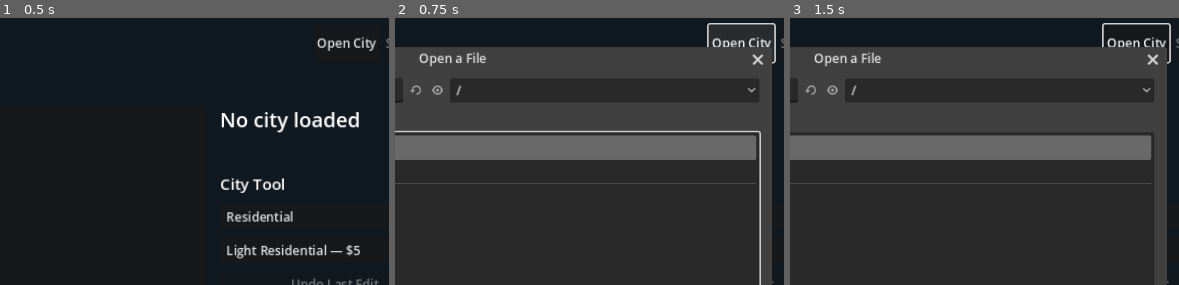
Above: before the commit, frames 1-3 (left to right).
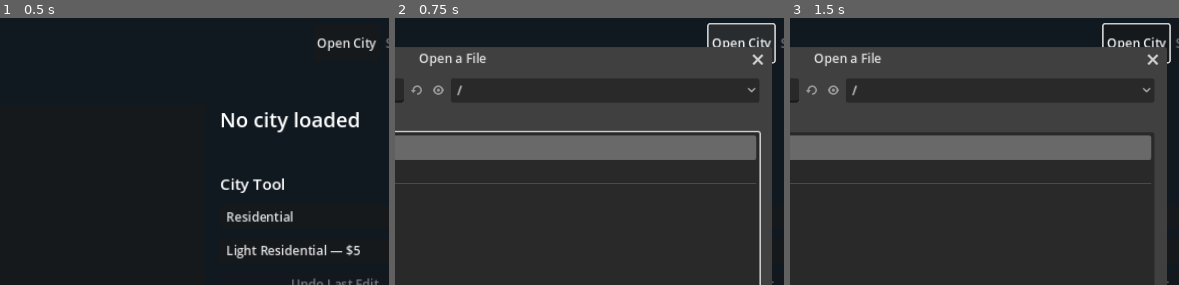
Above: after the commit, the same moments.

Repository: nicholas-ochoa/OpenSC2K
Game: Godot game, scene res://main.tscn
Same seed, same stepped clock (60 frames per second), same inputs: the game is played once before the commit and once after it.
Inputs (mouse positions are % of the whole screen's width and height, from its top left):
- Up to frame 1 (0.5 s): no input
- Up to frame 2 (0.75 s): click "Open City" at 0.5 s
- Up to frame 3 (1.5 s): click (35, 88) at 1.27 s; type "12" at 1.35 s
The pictures show only the part of the screen within x 42-92%, y 0-50%; the shares and areas given below are measured in that part.

Frame 1 is identical in both runs. In frame 2, 0.1% of the frame differs, in the area x 2-18%, y 25-32%; in frame 3, 0.1%.

Commit message:
explosion frames and cleanup

Diff:
--- a/game/src/simulation/moving_thing_phase.gd
+++ b/game/src/simulation/moving_thing_phase.gd
@@ -1,6 +1,7 @@
 class_name MovingThingPhase
 extends RefCounted
 
+const NetworkTiles = preload("res://src/tools/network_command.gd")
 const MAP_SIZE := 128
 const RECORD_SIZE := 12
 const FIRST_RECORD := 1
@@ -82,7 +83,8 @@
 	random,
 	lfsr_random,
 	game_random = null,
-	ship_home := Vector2i(-1, -1)
+	ship_home := Vector2i(-1, -1),
+	allow_disaster_damage := true
 ) -> Dictionary:
 	if city == null or not city.is_valid():
 		return {"ok": false, "error": "city is invalid"}
@@ -105,6 +107,8 @@
 	var text_chunk := city.document.find_chunk("XTXT")
 	var thing_chunk := city.document.find_chunk("XTHG")
 	var flag_chunk := city.document.find_chunk("XBIT")
+	var label_chunk := city.document.find_chunk("XLAB")
+	var misc_chunk := city.document.find_chunk("MISC")
 	if (
 		building_chunk == null
 		or building_chunk.decoded_payload.size() != CityState.TILE_COUNT
@@ -120,14 +124,25 @@
 		or thing_chunk.decoded_payload.size() != CityState.THING_COUNT * RECORD_SIZE
 		or flag_chunk == null
 		or flag_chunk.decoded_payload.size() != CityState.TILE_COUNT
+		or label_chunk == null
+		or label_chunk.decoded_payload.size() != CityState.LABEL_COUNT * CityState.LABEL_RECORD_SIZE
+		or misc_chunk == null
+		or misc_chunk.decoded_payload.size() != 4800
 	):
 		return {"ok": false, "error": "moving-thing input chunks are missing or have the wrong size"}
 
-	var buildings: PackedByteArray = building_chunk.decoded_payload
+	var original_buildings: PackedByteArray = building_chunk.decoded_payload.duplicate()
+	var buildings: PackedByteArray = original_buildings.duplicate()
 	var underground: PackedByteArray = underground_chunk.decoded_payload
-	var zones: PackedByteArray = zone_chunk.decoded_payload
-	var traffic: PackedByteArray = traffic_chunk.decoded_payload
+	var original_zones: PackedByteArray = zone_chunk.decoded_payload.duplicate()
+	var zones: PackedByteArray = original_zones.duplicate()
+	var original_traffic: PackedByteArray = traffic_chunk.decoded_payload.duplicate()
+	var traffic: PackedByteArray = original_traffic.duplicate()
 	var flags: PackedByteArray = flag_chunk.decoded_payload
+	var original_labels: PackedByteArray = label_chunk.decoded_payload.duplicate()
+	var labels: PackedByteArray = original_labels.duplicate()
+	var original_misc: PackedByteArray = misc_chunk.decoded_payload.duplicate()
+	var misc: PackedByteArray = original_misc.duplicate()
 	var original_text: PackedByteArray = text_chunk.decoded_payload.duplicate()
 	var original_things: PackedByteArray = thing_chunk.decoded_payload.duplicate()
 	var text: PackedByteArray = original_text.duplicate()
@@ -137,6 +152,7 @@
 		"active_airplanes": 0,
 		"active_helicopters": 0,
 		"active_ships": 0,
+		"active_explosions": 0,
 		"active_sailboats": 0,
 		"active_trains": 0,
 		"moved_helicopters": 0,
@@ -160,6 +176,11 @@
 		"crashed_ships": 0,
 		"docked_ships": 0,
 		"departing_ships": 0,
+		"removed_explosions": 0,
+		"spread_explosion_fires": 0,
+		"rubble_explosion_hits": 0,
+		"deferred_facility_explosion_hits": 0,
+		"deferred_connection_count_updates": 0,
 		"malformed_records": 0,
 		"deferred_news": 0,
 		"deferred_traffic_news_checks": 0,
@@ -191,6 +212,12 @@
 					buildings, underground, flags, text, things, record,
 					ship_home, random, lfsr_random, counters
 				)
+			TYPE_EXPLOSION:
+				counters.active_explosions += 1
+				_update_explosion(
+					buildings, zones, flags, traffic, text, labels, misc,
+					things, record, lfsr_random, allow_disaster_damage, counters
+				)
 			TYPE_SAILBOAT:
 				counters.active_sailboats += 1
 				_update_sailboat(
@@ -203,12 +230,25 @@
 					random, lfsr_random, game_random, counters
 				)
 
-	if things != original_things and not thing_chunk.set_decoded_payload(things):
-		return {"ok": false, "error": "cannot store XTHG after the moving-thing tick"}
-	if text != original_text and not text_chunk.set_decoded_payload(text):
-		if things != original_things:
-			thing_chunk.set_decoded_payload(original_things)
-		return {"ok": false, "error": "cannot store XTXT after the moving-thing tick"}
+	var applied: Array = []
+	for update in [
+		[thing_chunk, things, original_things, "XTHG"],
+		[text_chunk, text, original_text, "XTXT"],
+		[building_chunk, buildings, original_buildings, "XBLD"],
+		[zone_chunk, zones, original_zones, "XZON"],
+		[traffic_chunk, traffic, original_traffic, "XTRF"],
+		[label_chunk, labels, original_labels, "XLAB"],
+		[misc_chunk, misc, original_misc, "MISC"],
+	]:
+		if update[1] == update[2]:
+			continue
+		if not update[0].set_decoded_payload(update[1]):
+			for rollback in applied:
+				rollback[0].set_decoded_payload(rollback[1])
+			return {"ok": false, "error": "cannot store %s after the moving-thing tick" % update[3]}
+		applied.push_front([update[0], update[2]])
+	city.buildings = buildings.duplicate()
+	city.zones = zones.duplicate()
 	city.text_overlays = text.duplicate()
 	counters["ok"] = true
 	counters["sailboats_complete"] = true
@@ -216,9 +256,102 @@
 	counters["helicopters_save_visible_complete"] = true
 	counters["ships_save_visible_complete"] = true
 	counters["airplanes_save_visible_complete"] = true
+	counters["explosion_records_complete"] = true
+	counters["explosion_map_damage_complete"] = (
+		counters.deferred_facility_explosion_hits == 0
+		and counters.deferred_connection_count_updates == 0
+	)
 	counters["complete"] = false
 	counters["error"] = ""
 	return counters
+
+
+static func _update_explosion(
+	buildings: PackedByteArray,
+	zones: PackedByteArray,
+	flags: PackedByteArray,
+	traffic: PackedByteArray,
+	text: PackedByteArray,
+	labels: PackedByteArray,
+	misc: PackedByteArray,
+	things: PackedByteArray,
+	record: int,
+	lfsr_random,
+	allow_disaster_damage: bool,
+	counters: Dictionary
+) -> void:
+	var offset := record * RECORD_SIZE
+	var frame := int(things[offset + 1])
+	if frame == 0:
+		counters.deferred_news += 1
+	if frame < 2:
+		things[offset + 1] = (frame + 1) & 0xff
+		return
+	var center := Vector2i(things[offset + 3], things[offset + 4])
+	var center_index := _index(center)
+	_remove_thing(text, things, record)
+	counters.removed_explosions += 1
+	if center_index < 0:
+		counters.malformed_records += 1
+		return
+	buildings[center_index] = 0
+	if things[offset + 11] == 0 or not allow_disaster_damage:
+		return
+	for _attempt in 4:
+		var damaged := center + Vector2i(
+			lfsr_random.next_mod(5) - 2,
+			lfsr_random.next_mod(5) - 2
+		)
+		var damage_result := _apply_explosion_damage(
+			buildings, zones, flags, traffic, text, labels, misc, damaged, lfsr_random
+		)
+		if damage_result == 1:
+			counters.spread_explosion_fires += 1
+		elif damage_result == 4:
+			counters.spread_explosion_fires += 1
+			counters.deferred_connection_count_updates += 1
+		elif damage_result == 2:
+			counters.rubble_explosion_hits += 1
+		elif damage_result == 3:
+			counters.deferred_facility_explosion_hits += 1
+
+
+static func _apply_explosion_damage(
+	buildings: PackedByteArray,
+	zones: PackedByteArray,
+	flags: PackedByteArray,
+	traffic: PackedByteArray,
+	text: PackedByteArray,
+	labels: PackedByteArray,
+	misc: PackedByteArray,
+	point: Vector2i,
+	lfsr_random
+) -> int:
+	var index := _index(point)
+	if index < 0 or flags[index] & 0x04 != 0:
+		return 0
+	var overlay := int(text[index])
+	var result_code := 1
+	if overlay > 0:
+		if overlay < 51:
+			labels[overlay * CityState.LABEL_RECORD_SIZE] = 0
+		elif overlay < TEXT_LABEL_BASE:
+			# this path demolishes the full linked facility before it starts fire
+			return 3
+		elif overlay < 241:
+			return 0
+		elif overlay < 250:
+			NetworkTiles._replace_building(
+				buildings, zones, misc, index, lfsr_random.next_mod(4) + 1
+			)
+			return 2
+		elif overlay != 250:
+			return 0
+		else:
+			result_code = 4
+	text[index] = 0xff
+	traffic[int(point.x / 2) * 64 + int(point.y / 2)] = 0
+	return result_code
 
 
 static func _update_airplane(
--- a/game/tests/test_runner.gd
+++ b/game/tests/test_runner.gd
@@ -972,6 +972,111 @@
 
 
 func _test_moving_thing_phase(reference_root: String) -> void:
+	var explosion := _special_growth_fixture(reference_root)
+	_set_explosion(explosion, 1, Vector2i(20, 20), 5, 0, 0)
+	_check(explosion.city.set_building_id(20, 20, 0x90), "Explosion fixture places its center building")
+	var first_explosion_frame := MovingThingTick.run(
+		explosion.city, SequenceRandom.new([1]), NonzeroLfsrRandom.new()
+	)
+	var second_explosion_frame := MovingThingTick.run(
+		explosion.city, SequenceRandom.new([1]), NonzeroLfsrRandom.new()
+	)
+	var final_explosion_frame := MovingThingTick.run(
+		explosion.city, SequenceRandom.new([1]), NonzeroLfsrRandom.new()
+	)
+	_check(
+		first_explosion_frame.ok
+		and first_explosion_frame.deferred_news == 1
+		and second_explosion_frame.ok
+		and final_explosion_frame.ok,
+		"Explosion record requests news and advances through two animation frames",
+	)
+	_check(
+		explosion.city.thing(1).type == 0
+		and explosion.city.building_id(20, 20) == 0
+		and explosion.city.text_overlay_id(20, 20) == 0,
+		"Finished non-spreading explosion removes its record, center building, and link: %s %d %d"
+		% [explosion.city.thing(1), explosion.city.building_id(20, 20), explosion.city.text_overlay_id(20, 20)],
+	)
+
+	var spreading_explosion := _special_growth_fixture(reference_root)
+	_set_explosion(spreading_explosion, 1, Vector2i(20, 20), 5, 1, 2)
+	var spreading_traffic: PackedByteArray = spreading_explosion.document.find_chunk("XTRF").decoded_payload.duplicate()
+	spreading_traffic[10 * 64 + 10] = 200
+	_check(
+		spreading_explosion.document.find_chunk("XTRF").set_decoded_payload(spreading_traffic),
+		"Spreading explosion fixture sets traffic",
+	)
+	var spread_result := MovingThingTick.run(
+		spreading_explosion.city,
+		SequenceRandom.new([1]),
+		SequenceLfsrRandom.new([2, 2, 3, 2, 2, 3, 1, 2])
+	)
+	_check(
+		spread_result.ok and spread_result.spread_explosion_fires == 4,
+		"Spreading explosion applies four LFSR-selected fire attempts",
+	)
+	_check(
+		spreading_explosion.city.text_overlay_id(20, 20) == 0xff
+		and spreading_explosion.city.text_overlay_id(21, 20) == 0xff
+		and spreading_explosion.city.text_overlay_id(20, 21) == 0xff
+		and spreading_explosion.city.text_overlay_id(19, 20) == 0xff,
+		"Explosion damage writes fire overlays at the recovered positions",
+	)
+	_check(
+		spreading_explosion.document.find_chunk("XTRF").decoded_payload[10 * 64 + 10] == 0,
+		"Explosion fire clears coarse traffic",
+	)
+
+	var labeled_explosion := _special_growth_fixture(reference_root)
+	_set_explosion(labeled_explosion, 1, Vector2i(20, 20), 5, 1, 2)
+	_check(labeled_explosion.city.set_label(1, "Blast Zone"), "Explosion fixture sets a user label")
+	_check(labeled_explosion.city.set_text_overlay_id(21, 20, 1), "Explosion fixture places a user label")
+	var label_damage := MovingThingTick.run(
+		labeled_explosion.city,
+		SequenceRandom.new([1]),
+		SequenceLfsrRandom.new([3, 2, 3, 2, 3, 2, 3, 2])
+	)
+	_check(
+		label_damage.ok
+		and labeled_explosion.city.label(1).is_empty()
+		and labeled_explosion.city.text_overlay_id(21, 20) == 0xff,
+		"Explosion damage releases a user label before it starts fire",
+	)
+
+	var rubble_explosion := _special_growth_fixture(reference_root)
+	_set_explosion(rubble_explosion, 1, Vector2i(20, 20), 5, 1, 2)
+	_check(rubble_explosion.city.set_building_id(21, 20, 0x90), "Rubble explosion fixture places a building")
+	_check(rubble_explosion.city.set_text_overlay_id(21, 20, 241), "Rubble explosion fixture places overlay 241")
+	var rubble_result := MovingThingTick.run(
+		rubble_explosion.city,
+		SequenceRandom.new([1]),
+		SequenceLfsrRandom.new([3, 2, 0, 3, 2, 0, 3, 2, 0, 3, 2, 0])
+	)
+	_check(
+		rubble_result.ok
+		and rubble_result.rubble_explosion_hits == 4
+		and rubble_explosion.city.building_id(21, 20) == 1
+		and rubble_explosion.city.text_overlay_id(21, 20) == 241,
+		"Explosion overlay 241 through 249 changes the building to LFSR-selected rubble: %s %d %d"
+		% [rubble_result, rubble_explosion.city.building_id(21, 20), rubble_explosion.city.text_overlay_id(21, 20)],
+	)
+
+	var facility_explosion := _special_growth_fixture(reference_root)
+	_set_explosion(facility_explosion, 1, Vector2i(20, 20), 5, 1, 2)
+	_check(facility_explosion.city.set_text_overlay_id(21, 20, 51), "Facility explosion fixture places XMIC overlay 51")
+	var facility_result := MovingThingTick.run(
+		facility_explosion.city,
+		SequenceRandom.new([1]),
+		SequenceLfsrRandom.new([3, 2, 3, 2, 3, 2, 3, 2])
+	)
+	_check(
+		facility_result.ok
+		and facility_result.deferred_facility_explosion_hits == 4
+		and not facility_result.explosion_map_damage_complete,
+		"Explosion reports linked-facility demolition until that full damage path is implemented",
+	)
+
 	var airplane := _special_growth_fixture(reference_root)
 	_set_airplane(airplane, 1, Vector2i(20, 20), Vector2i(20, 20), 2, 0, 0)
 	_check(airplane.city.set_building_id(20, 20, 0xdd), "Airplane takeoff fixture places a runway")
@@ -1609,6 +1714,27 @@
 	things[offset + 10] = fixture.city.text_overlay_id(point.x, point.y)
 	_check(fixture.document.find_chunk("XTHG").set_decoded_payload(things), "Airplane fixture stores its XTHG record")
 	_check(fixture.city.set_text_overlay_id(point.x, point.y, record + 201), "Airplane fixture links its XTXT record")
+
+
+func _set_explosion(
+	fixture: Dictionary,
+	record: int,
+	point: Vector2i,
+	state: int,
+	goal: int,
+	frame: int
+) -> void:
+	var things: PackedByteArray = fixture.document.find_chunk("XTHG").decoded_payload.duplicate()
+	var offset := record * 12
+	things[offset] = 6
+	things[offset + 1] = frame
+	things[offset + 2] = state
+	things[offset + 3] = point.x
+	things[offset + 4] = point.y
+	things[offset + 10] = fixture.city.text_overlay_id(point.x, point.y)
+	things[offset + 11] = goal
+	_check(fixture.document.find_chunk("XTHG").set_decoded_payload(things), "Explosion fixture stores its XTHG record")
+	_check(fixture.city.set_text_overlay_id(point.x, point.y, record + 201), "Explosion fixture links its XTXT record")
 
 
 func _set_train(
